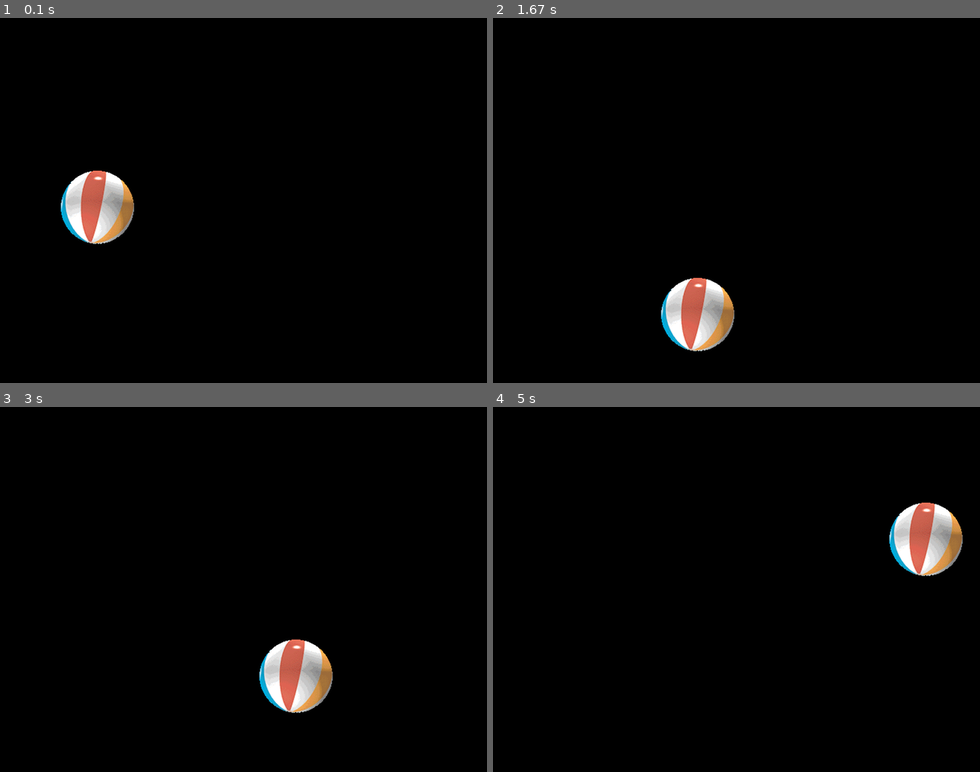
Above: before the commit, frames 1-4 (two rows, left to right).
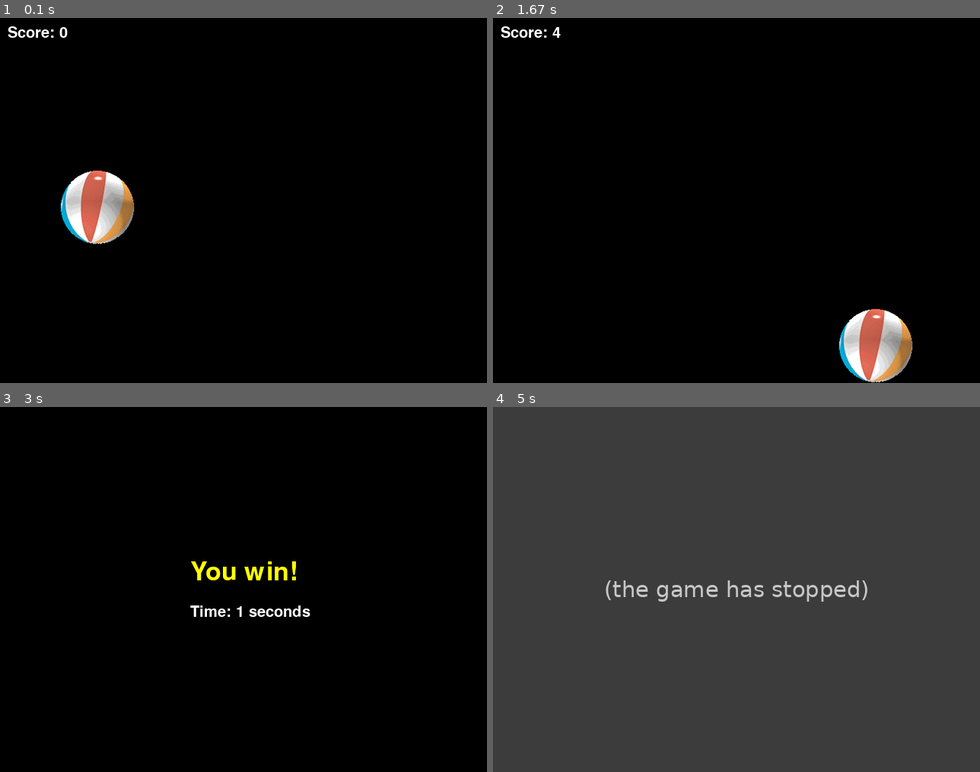
Above: after the commit, the same moments.

Repository: platniumboi/CSC141Personal-work
Game: pygame game, started from Bouncing-ball/PygameOneBallBouceWithSound.py
The game is run twice, just before and just after one commit, with the same random seed, the same clock (stepped at 60 frames per second) and the same inputs.
Inputs (mouse positions are in pixels of both pictures, inside the frame that each line leads up to):
- Up to frame 1 (0.1 s): no input
- Up to frame 2 (1.67 s): click (609, 229) at 0.38 s; click (858, 284) at 0.72 s; click (911, 229) at 1.05 s; click (902, 123) at 1.38 s
- Up to frame 3 (3 s): click (389, 731) at 1.72 s
- Up to frame 4 (5 s): no input

The runs differ from the first frame. In frame 1, 0.2% of the frame differs, in the area x 1-14%, y 2-6%; in frame 2, 5.0%; in frame 3, 3.2%; in frame 4, 100%, in the area x 0-100%, y 0-100%.
After the commit the program exited at 4.72 s; later frames show no game.

Commit message:
should be it for ball bounce

Diff:
--- a/Bouncing ball/PygameOneBallBouceWithSound.py
+++ b/Bouncing-ball/PygameOneBallBouceWithSound.py
@@ -19,9 +19,9 @@
 clock = pygame.time.Clock()
 
 # 4 - Load assets: image(s), sound(s),  etc.
-ballImage = pygame.image.load('images/ball.png')
-bounceSound = pygame.mixer.Sound('sounds/boing.wav')
-pygame.mixer.music.load('sounds/background.mp3')
+ballImage = pygame.image.load('Bouncing-ball/images/ball.png')
+bounceSound = pygame.mixer.Sound('Bouncing-ball/sounds/boing.wav')
+pygame.mixer.music.load('Bouncing-ball/sounds/background.mp3')
 pygame.mixer.music.play(-1, 0.0)
 
 
@@ -33,6 +33,15 @@
 ballRect.top = random.randrange(MAX_HEIGHT)
 xSpeed = N_PIXELS_PER_FRAME
 ySpeed = N_PIXELS_PER_FRAME
+SCORE = 0
+TIMER = 0
+
+def draw_text(surface, text, x, y, color, font_size=24):
+    text_font = pygame.font.SysFont(None, font_size)
+    text_surface = text_font.render(text, True, color)
+    text_rect = text_surface.get_rect()
+    text_rect.topleft = (x, y)
+    surface.blit(text_surface, text_rect)
 
 # 6 - Loop forever
 while True:
@@ -44,6 +53,15 @@
             # if it is quit the game
             pygame.quit()
             sys.exit()
+        if event.type == pygame.MOUSEBUTTONDOWN:
+            if ballRect.collidepoint(pygame.mouse.get_pos()):
+                SCORE += 1
+                bounceSound.play()
+                ballRect.left = random.randrange(MAX_WIDTH)
+                ballRect.top = random.randrange(MAX_HEIGHT)
+                ballRect.left = ballRect.left + xSpeed + random.randint(-5, 5)
+                ballRect.top = ballRect.top + ySpeed + random.randint(-5, 5)
+
 
     # 8 - Do any "per frame" actions
     if (ballRect.left < 0) or (ballRect.right >= WINDOW_WIDTH):
@@ -53,6 +71,18 @@
     if (ballRect.top < 0) or (ballRect.bottom >= WINDOW_HEIGHT):
         ySpeed = -ySpeed  # reverse Y direction
         bounceSound.play()
+
+    if pygame.time.get_ticks() - TIMER > 1000:  # every second
+        TIMER = pygame.time.get_ticks()
+
+    if SCORE >= 5:
+        window.fill(BLACK)
+        draw_text(window, 'You win!', 250, 200, (255, 255, 0), font_size=50)
+        draw_text (window, f"Time: {TIMER // 1000} seconds", 250, 260, (255, 255, 255), font_size=30)
+        pygame.display.update()
+        pygame.time.wait(3000)  # Wait for 3 seconds before quitting
+        pygame.quit()
+        sys.exit()
 
     # Update the rectangle of the ball, based on the speed in two directions
     ballRect.left = ballRect.left + xSpeed
@@ -64,6 +94,8 @@
     # 10 - Draw the window elements
     window.blit(ballImage, ballRect)
 
+    draw_text(window, f'Score: {SCORE}', 10, 10, (255, 255, 255), font_size=30)
+
     # 11 - Update the window
     pygame.display.update()
 
Renamed: Bouncing ball/PygameOneBallBouceRects.py -> Bouncing-ball/PygameOneBallBouceRects.py
Renamed: Bouncing ball/PygameOneBallBouceXY.py -> Bouncing-ball/PygameOneBallBouceXY.py
Renamed: Bouncing ball/images/ball.png -> Bouncing-ball/images/ball.png
Not shown, added: Bouncing-ball/sounds/background.mp3
Not shown, added: Bouncing-ball/sounds/boing.wav
